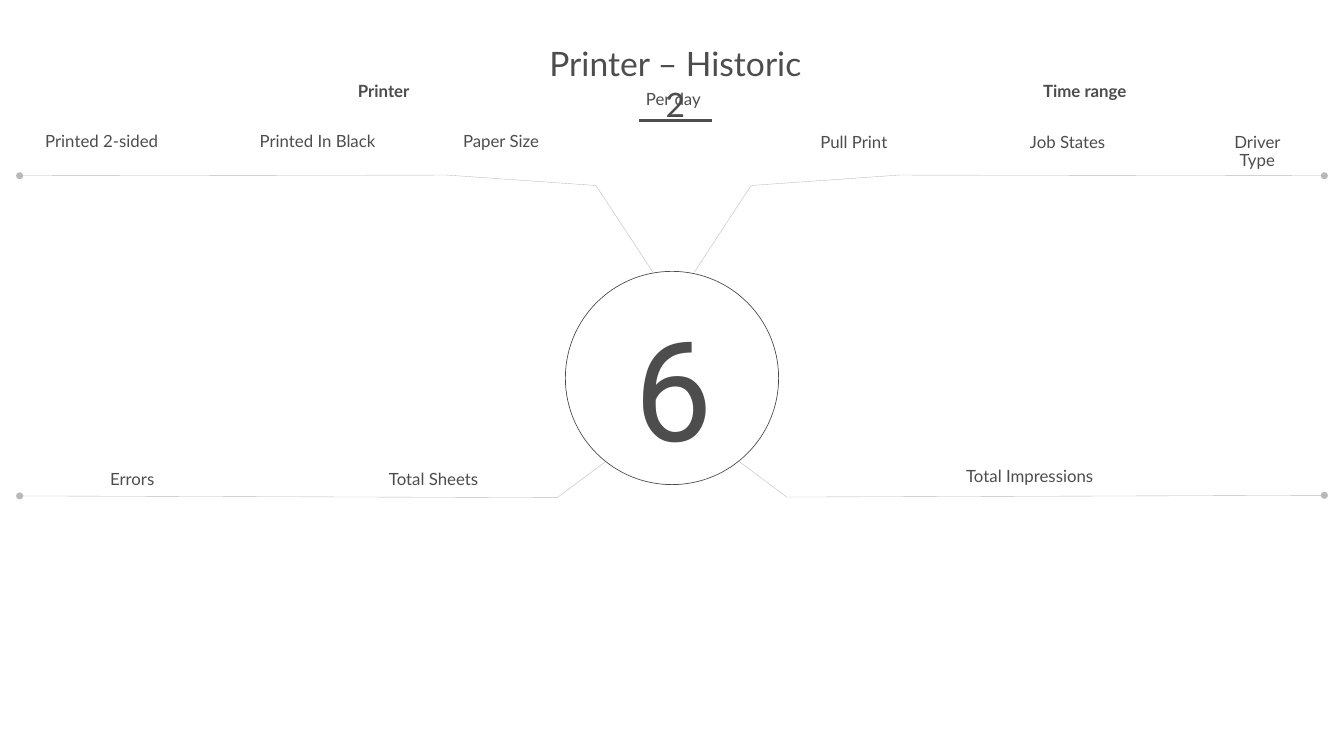
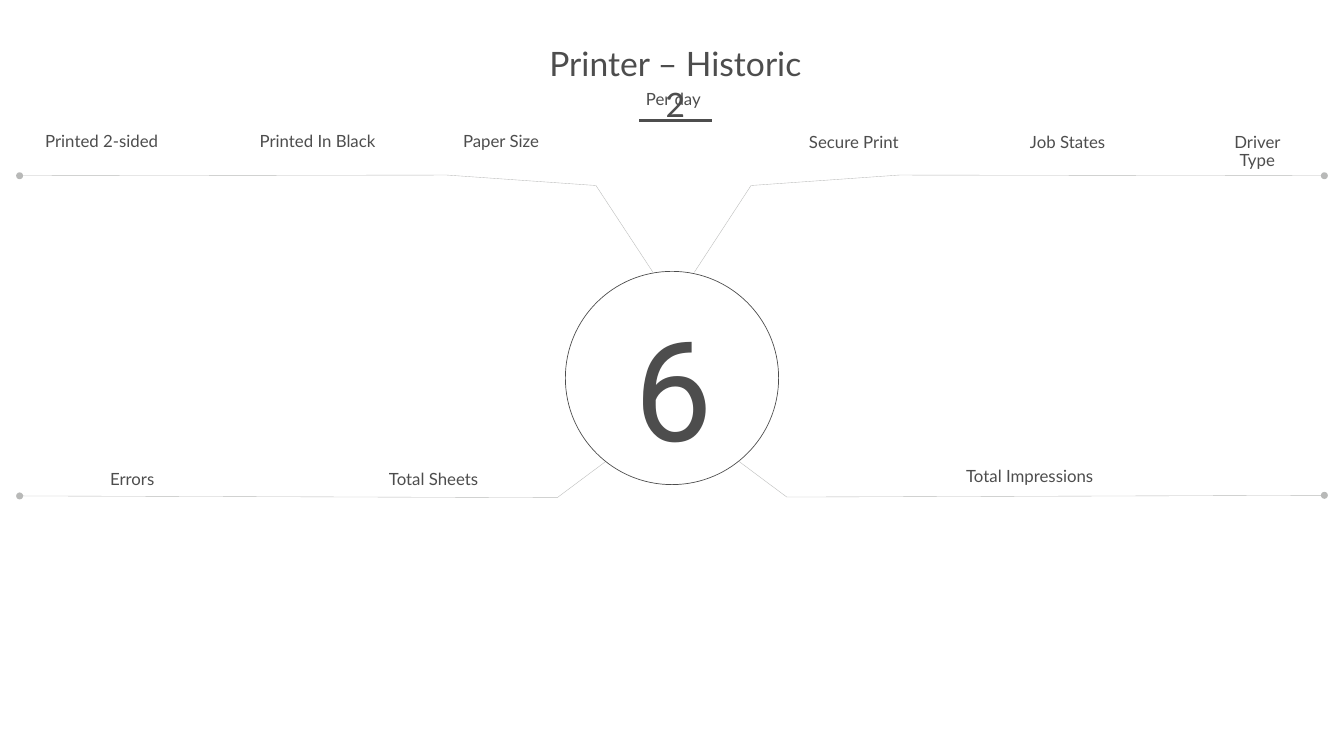
Before and after one commit to printix/Power-BI, a slide deck: slide 6 of PowerPoint/PrintixPowerBIDesign.pptx. Drawn at 1344x756 pixels with LibreOffice and Linux fonts; fonts in the diff are those of the drawing; background and template pictures are left out. Boxes give left, top, right and bottom in pixels: in the first picture for what was removed or moved away, otherwise in the second. Text is boxed around its words. In the diff, an @@ line names an element or a change of style, - is before the commit and + after.

```diff
--- a/PowerPoint/PrintixPowerBIDesign.pptx
+++ b/PowerPoint/PrintixPowerBIDesign.pptx
@@ text removed at (358,84,410,97) @@
-Printer
@@ text removed at (1043,84,1127,100) @@
-Time range
@@ text at (809,136,898,148): text changed @@
-Pull Print
+Secure Print
```
Also in this commit, not shown: 3 other slides changed, 1 slide added, 1 slide removed, 50 other files.
